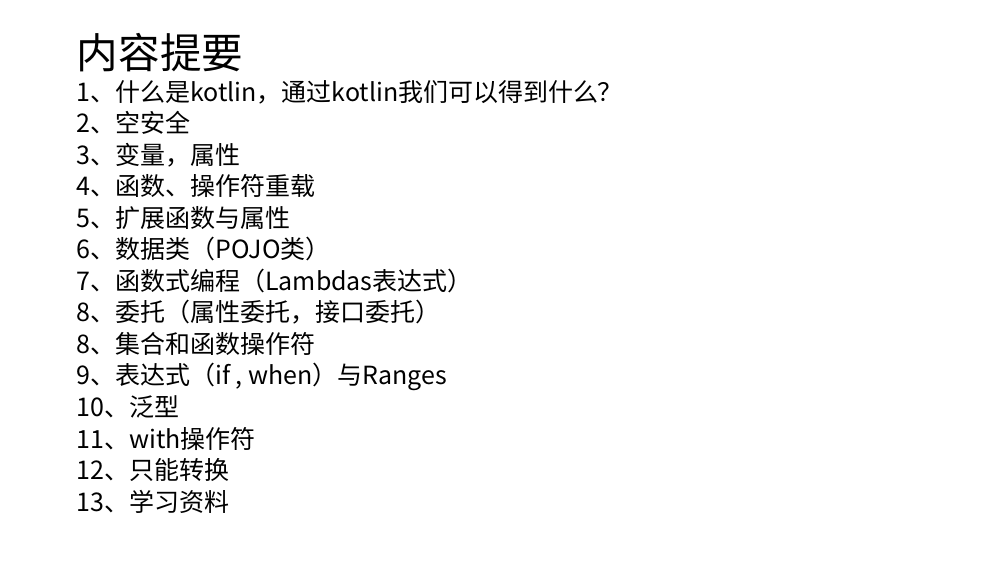
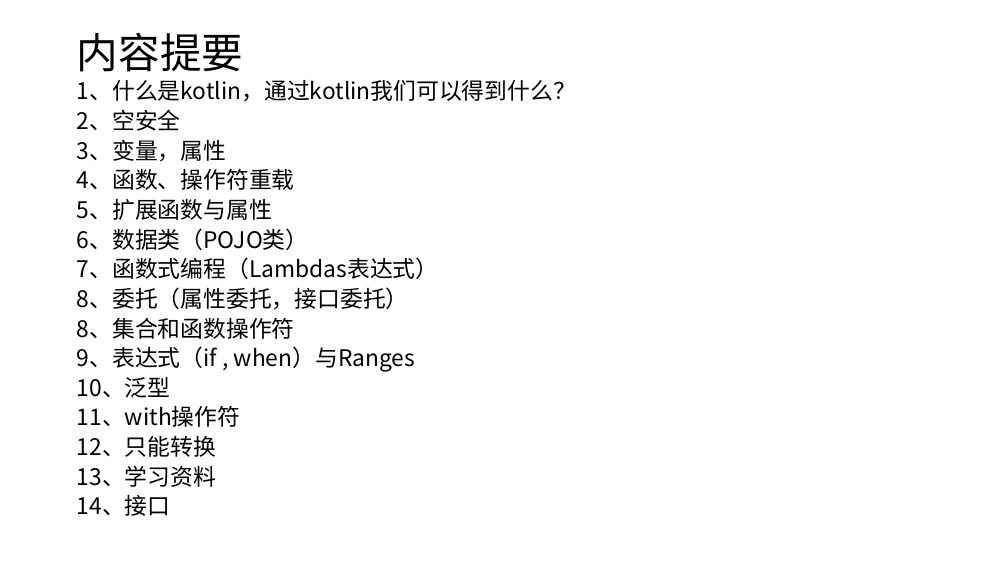
Before and after one commit to shenbibo/KotlinWeather, a slide deck: slide 2 of docs/初探kotlin.pptx. Drawn at 1008x567 pixels with LibreOffice and Linux fonts; fonts in the diff are those of the drawing. Boxes give left, top, right and bottom in pixels: in the first picture for what was removed or moved away, otherwise in the second. Text is boxed around its words. In the diff, an @@ line names an element or a change of style, - is before the commit and + after.

Commit message:
新增扩展函数，数据类讲解内容

```diff
--- a/docs/初探kotlin.pptx
+++ b/docs/初探kotlin.pptx
@@ text at [77, 80, 576, 487]: size 23.8 to 21.7 pt @@
@@ text at [77, 495, 171, 516]: paragraph added @@
+14、接口
```
Also in this commit, not shown: 1 other slide changed, 7 slides added, 3 other files.
